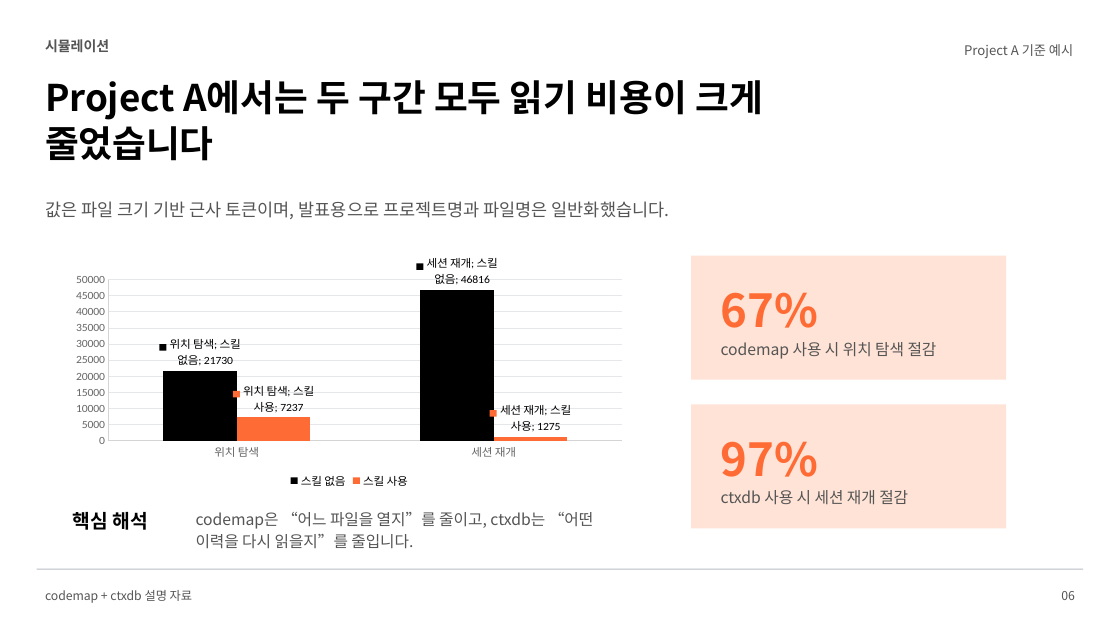
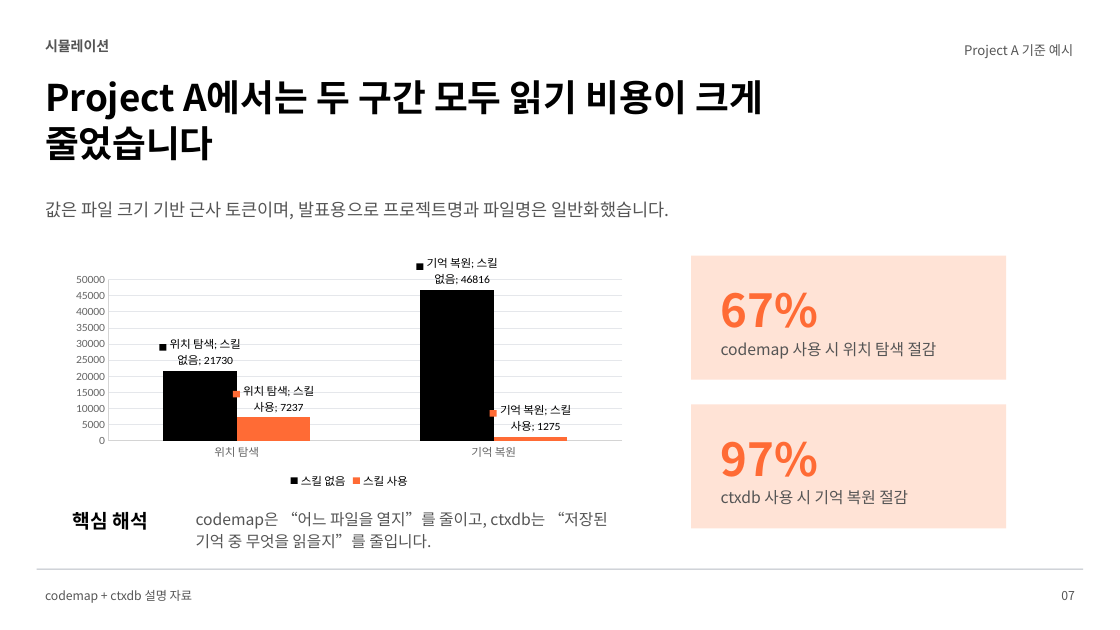
Before and after one commit to LigoSoo/pawpad, a slide deck: slide 7 of outputs/codemap-ctxdb-token-simulation.pptx (slide 6 before the commit). Drawn at 1120x630 pixels with LibreOffice and Linux fonts; fonts in the diff are those of the drawing. Boxes give left, top, right and bottom in pixels: in the first picture for what was removed or moved away, otherwise in the second. Text is boxed around its words. In the diff, an @@ line names an element or a change of style, - is before the commit and + after.

Commit message:
docs: clarify ctxdb saver workflow

```diff
--- a/outputs/codemap-ctxdb-token-simulation.pptx
+++ b/outputs/codemap-ctxdb-token-simulation.pptx
@@ column chart at [65, 255, 634, 492] @@
-categories: 위치 탐색, 세션 재개
+categories: 위치 탐색, 기억 복원
@@ text at [721, 490, 908, 504]: text changed @@
-ctxdb 사용 시 세션 재개 절감
+ctxdb 사용 시 기억 복원 절감
@@ text at [196, 512, 608, 549]: text changed @@
-codemap은 “어느 파일을 열지”를 줄이고, ctxdb는 “어떤 이력을 다시 읽을지”를 줄입니다.
+codemap은 “어느 파일을 열지”를 줄이고, ctxdb는 “저장된 기억 중 무엇을 읽을지”를 줄입니다.
@@ text at [1061, 591, 1075, 600]: text changed @@
-06
+07
```
Also in this commit, not shown: 3 other slides changed, 3 slides added, 2 slides removed, 1 other file.
